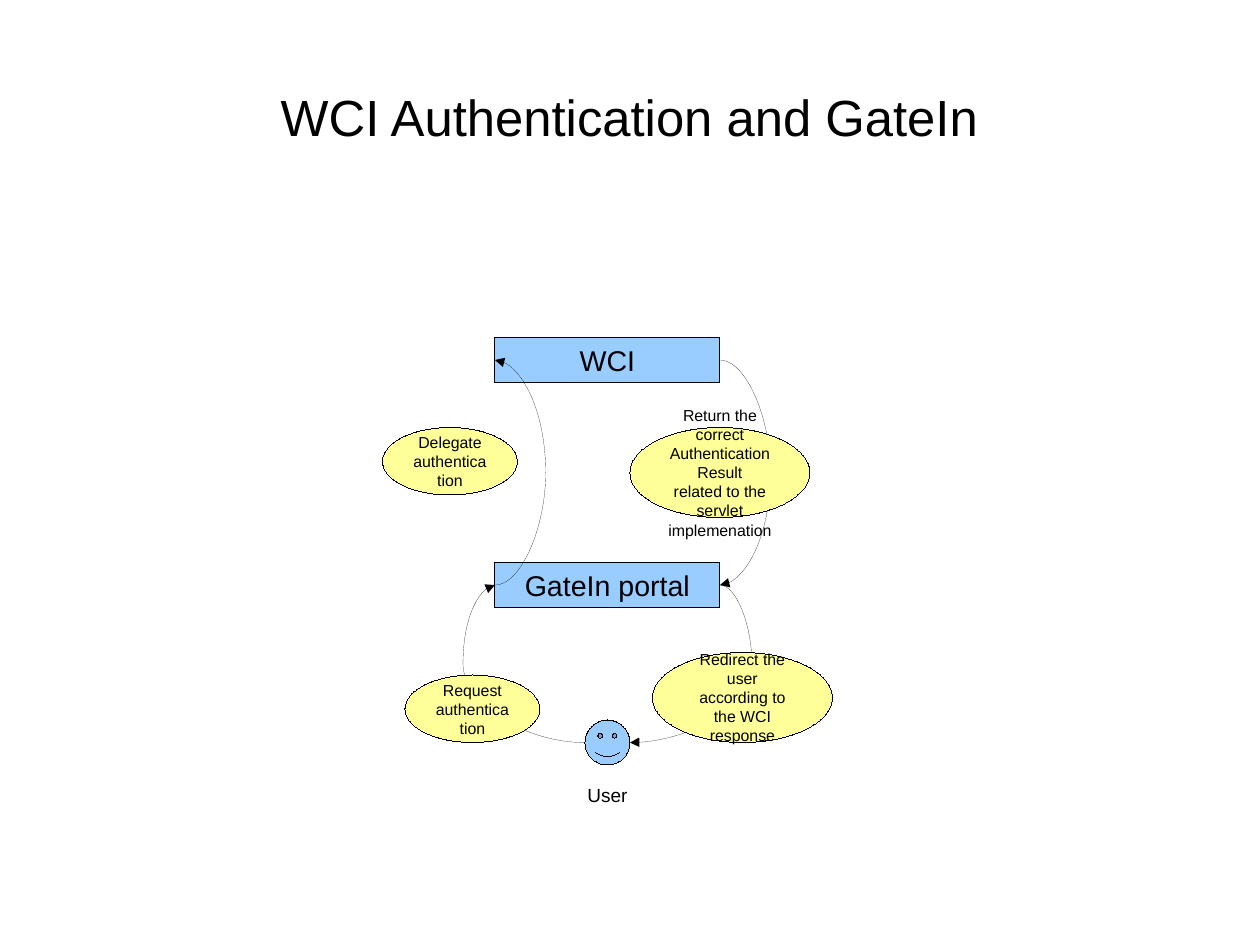
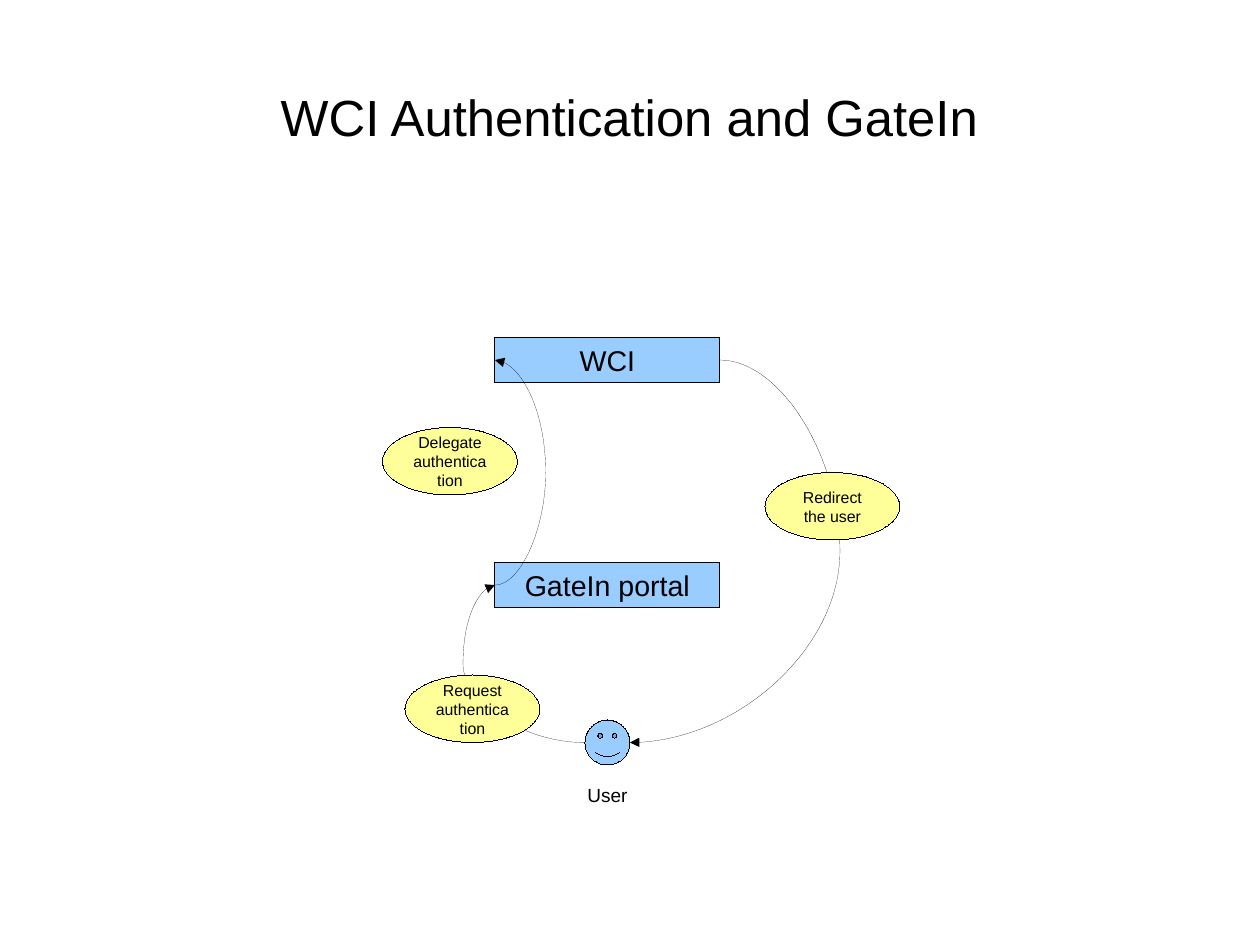
Before and after one commit to gatein/gatein-wci, a slide deck: slide 6 of wci/src/main/doc/wci-authentication.odp. Drawn at 1260x945 pixels with LibreOffice and Linux fonts; fonts in the diff are those of the drawing. Boxes give left, top, right and bottom in pixels: in the first picture for what was removed or moved away, otherwise in the second. Text is boxed around its words. In the diff, an @@ line names an element or a change of style, - is before the commit and + after.

Commit message:
GTNPORTAL-1808 : Move some code from gatein authentication (InitialeLoginServlet & ErrorLoginServlet) to wci authentication (Create WCIController)

```diff
--- a/wci/src/main/doc/wci-authentication.odp
+++ b/wci/src/main/doc/wci-authentication.odp
@@ curved arrow moved from (720, 360) - (720, 585) to (720, 360) - (630, 743) @@
@@ ellipse removed at [630,428,810,518] @@
-Return the correct
-AuthenticationResult
-related to the servlet
-implemenation
@@ ellipse added at [765,472,900,540], fill #FFFF99, outline #000000 0 pt, 10 pt, text #000000 @@
+Redirect the user
@@ curved arrow removed from (720, 585) to (630, 743) @@
@@ ellipse removed at [653,653,832,743] @@
-Redirect the user
-according to the WCI
-response
```
Also in this commit, not shown: 6 other slides changed, 20 other files.
